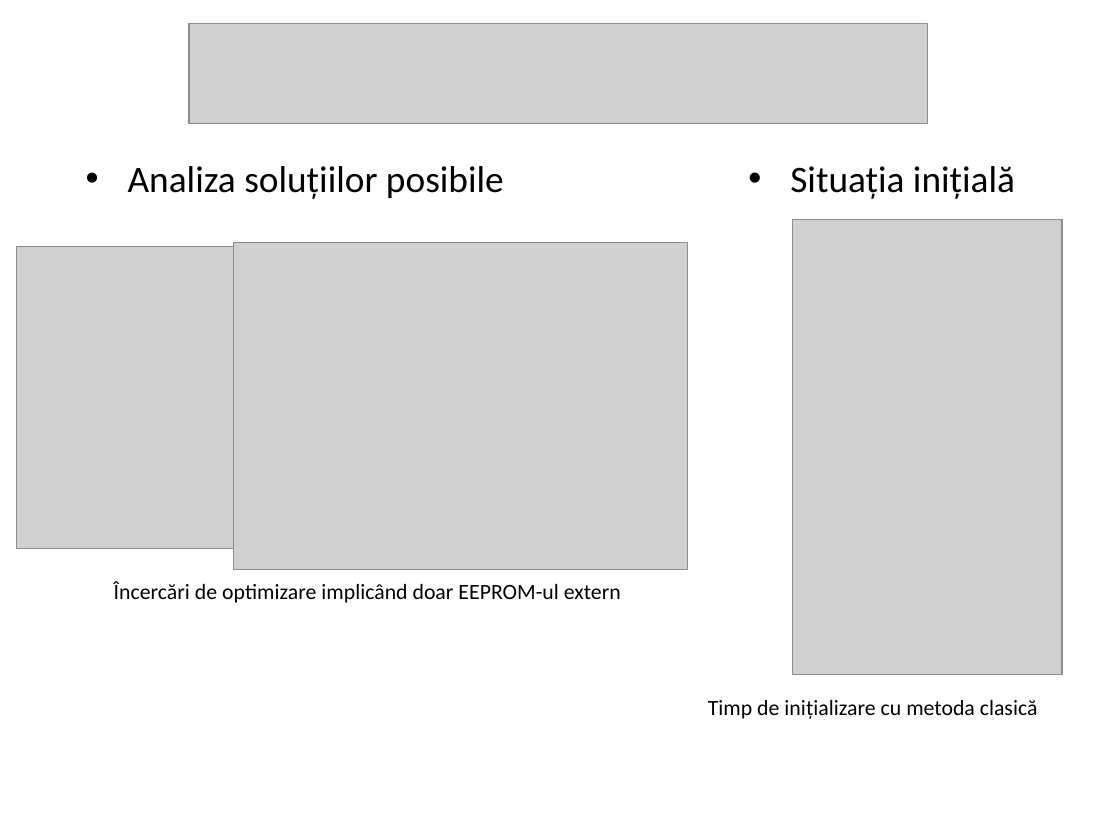
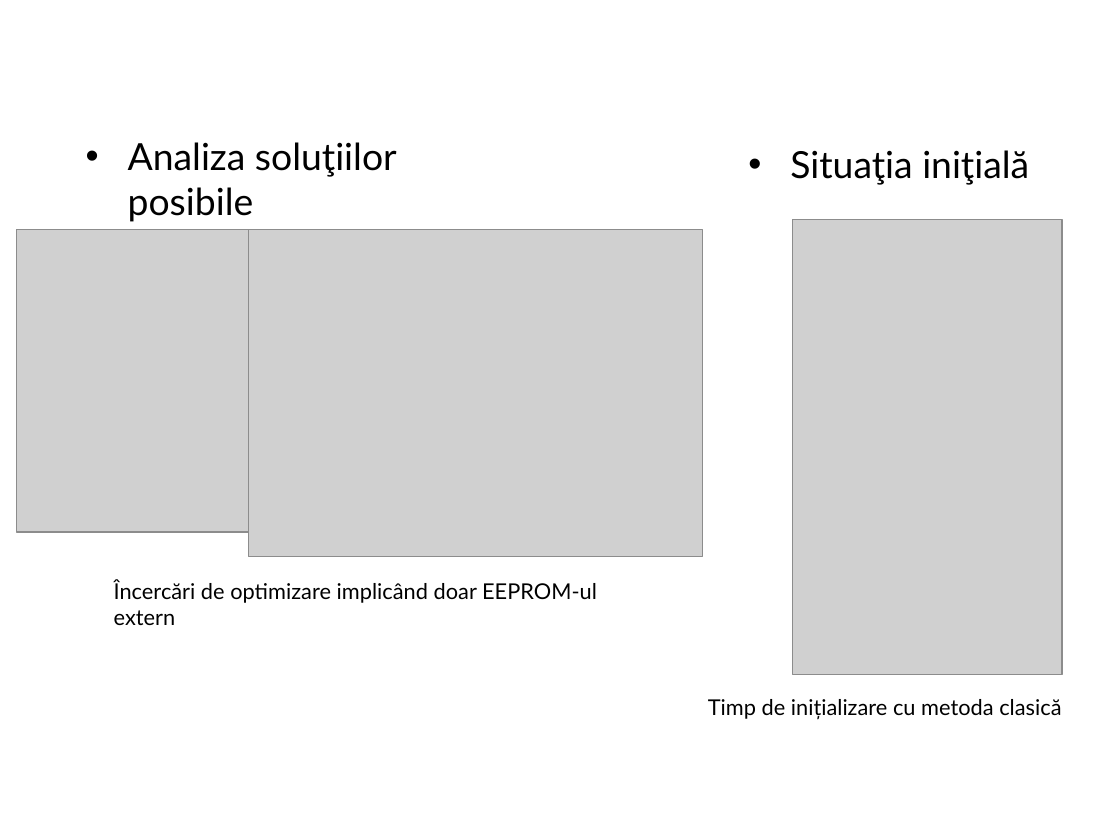
Before and after one commit to FICproject/WebGL, a slide deck: slide 5 of Licenta_Luca _1.ppt (slide 4 before the commit). Drawn at 1120x840 pixels with LibreOffice and Linux fonts; fonts in the diff are those of the drawing; grey boxes stand for pictures; background and template pictures are left out. Boxes give left, top, right and bottom in pixels: in the first picture for what was removed or moved away, otherwise in the second. Text is boxed around its words. In the diff, an @@ line names an element or a change of style, - is before the commit and + after.

```diff
--- a/Licenta_Luca _1.ppt
+++ b/Licenta_Luca _1.ppt
@@ picture removed at [189, 24, 927, 123] @@
@@ font Calibri to Lato in 4 elements at [114, 580, 597, 625], [708, 699, 1061, 720], [790, 150, 1029, 185], [128, 142, 397, 222] @@
@@ text "Analiza soluţiilor posibile": place and size @@
-text "Analiza soluţiilor posibile" at [128, 166, 504, 199]
+text "Analiza soluţiilor posibile" at [128, 142, 397, 222]
@@ text "Situaţia iniţială": place and size @@
-text "Situaţia iniţială" at [790, 166, 1015, 199]
+text "Situaţia iniţială" at [790, 150, 1029, 185]
@@ picture: place and size @@
-picture at [17, 246, 299, 549]
+picture at [17, 230, 299, 532]
@@ picture: place and size @@
-picture at [233, 243, 687, 570]
+picture at [249, 230, 702, 557]
```
Also in this commit, not shown: 8 other slides changed, 1 slide added, 1 other file.
